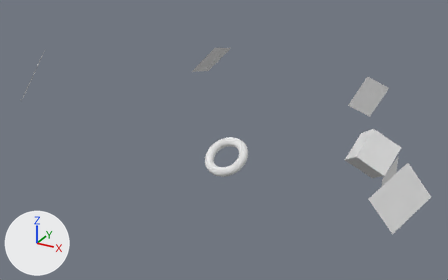
Two versions of the OBJ model Assets/DemoScene/Emission.obj, one commit apart.
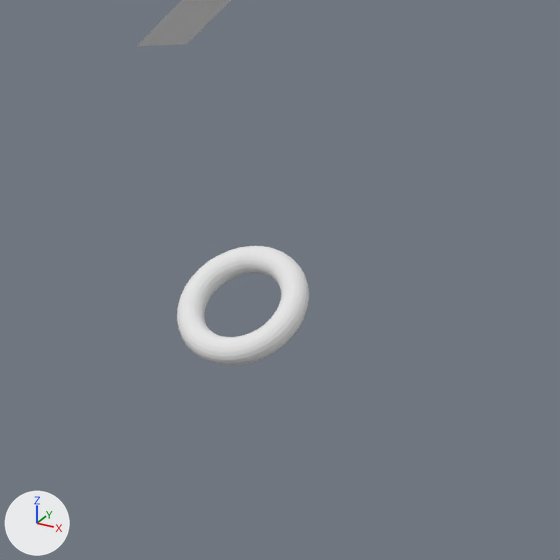
Each version appears first whole from a 50 mm camera at (15.3, -43.5, 24.6) aimed at (-8.1, -1.0, 3.4), and next in a close-up on the part from 33% to 74% of the width and 20% to 86% of the height. The lights are fixed; the arrows at lower left show +X, +Y and +Z. Where no turn or scale is listed for an object, it has been applied to the vertices.

In view in the first close-up: 'Emission_Suzanne.001'.
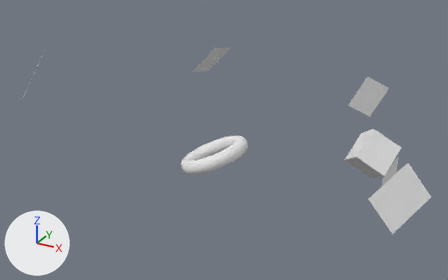
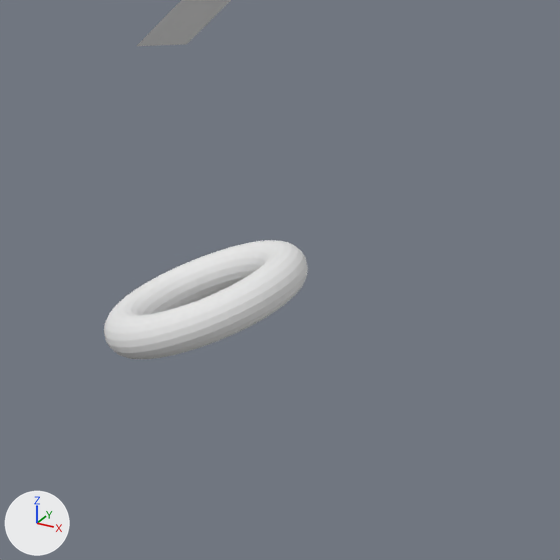
Pixel boxes [x1, y1, x2, y2] of what changed, in the close-ups (560 x 560 px; the box of a moved part takes in the faces that stretch with it):
'Emission_Suzanne.001', reshaped: before [137, 0, 309, 365]; after [104, 0, 308, 359]
part 1 of me_emission_suzanne_001, moved or reshaped: before [177, 246, 309, 365]; after [104, 240, 308, 359]

The change, as a list of edits to the scene's bpy script:
```text
Change me_emission_suzanne_001:
    where me_emission_suzanne_001.from_pydata(...)  # 728 vertices, 711 faces; spans x -18.2..10.0, y -14.9..19.6, z -1.4..12.9
    used by ob_emission_suzanne_001; location = (0.0, 0.0, 0.0)
    me_emission_suzanne_001 part 1: the loose piece of 700 vertices spanning x -8.7..-5.0, y -4.3..-1.1, z 1.6..4.0 is multiplied about its middle by the matrix ((1.41, 0.393, -0.33), (-0.175, 1.275, 0.77), (0.482, -0.685, 1.244)), then moved by (0.0, -2.0, 1.0)
```
